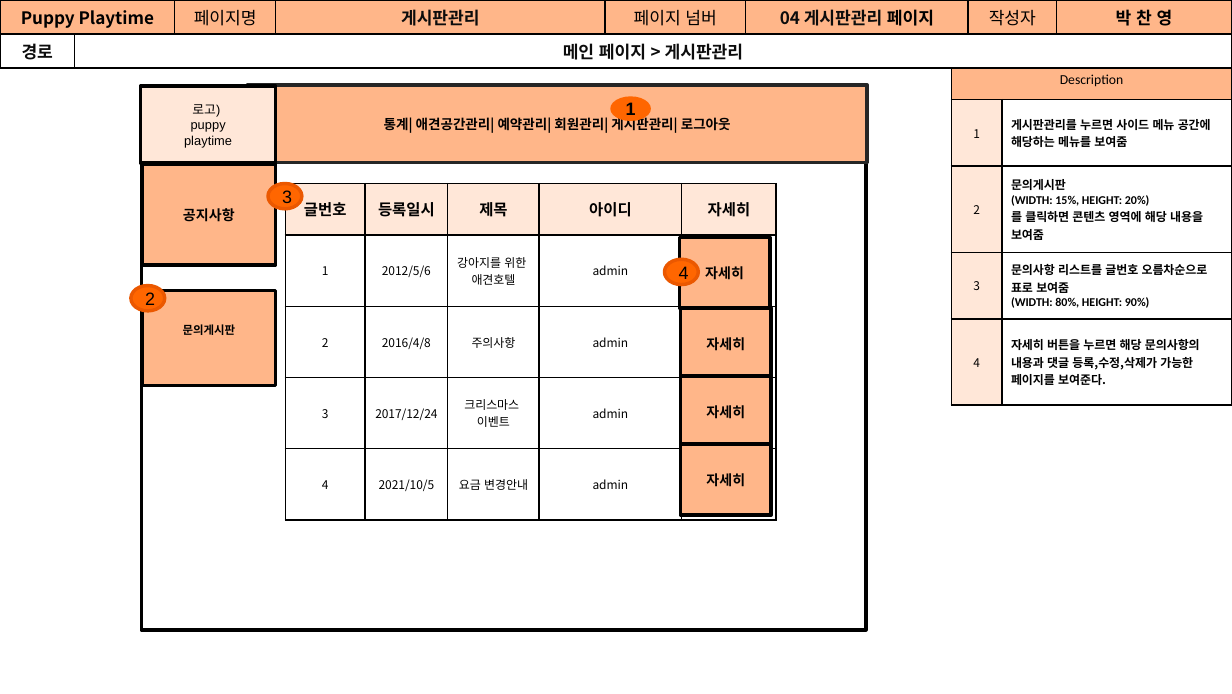
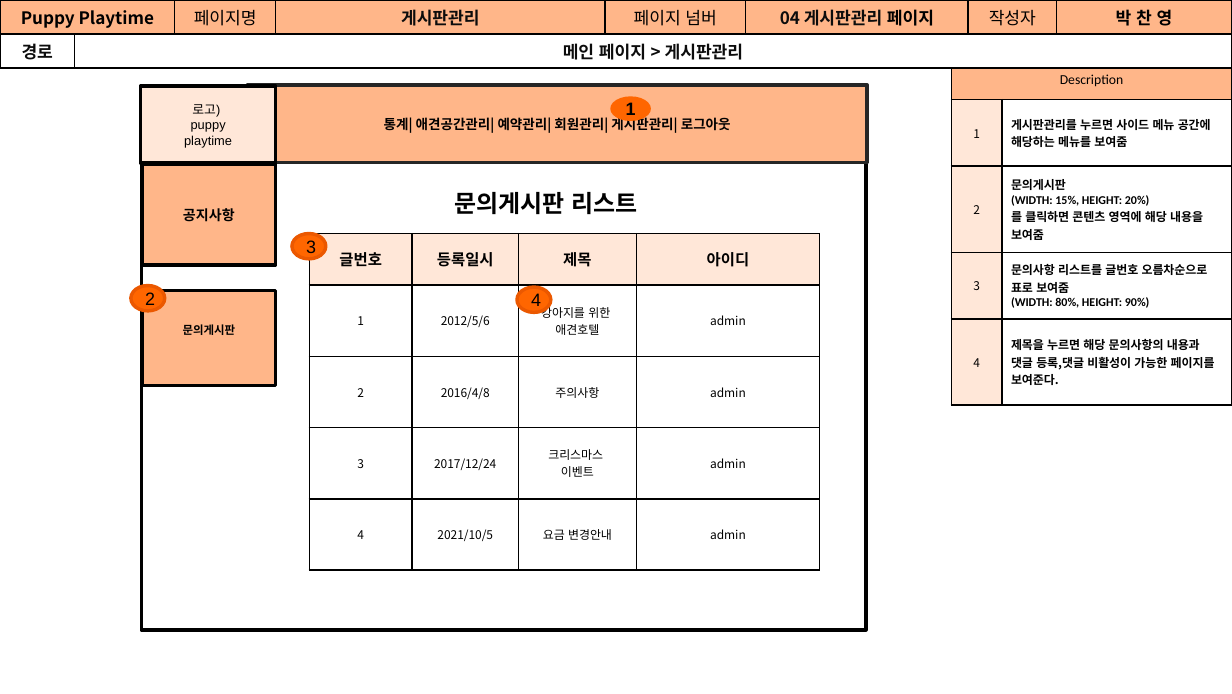
Before and after one commit to Jogging-Kim-Chaebak/PuppyPlaytime, a slide deck: slide 30 of 프로젝트 산출물/9. 스토리보드/Puppy Playtime 관리자 스토리보드.pptx. Drawn at 1232x694 pixels with LibreOffice and Linux fonts; fonts in the diff are those of the drawing. Boxes give left, top, right and bottom in pixels: in the first picture for what was removed or moved away, otherwise in the second. Text is boxed around its words. In the diff, an @@ line names an element or a change of style, - is before the commit and + after.

Commit message:
박찬영 관리자 요구사항, 스토리보드 수정 반영

```diff
--- a/프로젝트 산출물/9. 스토리보드/Puppy Playtime 관리자 스토리보드.pptx
+++ b/프로젝트 산출물/9. 스토리보드/Puppy Playtime 관리자 스토리보드.pptx
@@ table at [951,59,1232,404] @@
-row 5, column 2: 자세히 버튼을 누르면 해당 문의사항의 내용과 댓글 등록,수정,삭제가 가능한 페이지를 보여준다.
+row 5, column 2: 제목을 누르면 해당 문의사항의 내용과 댓글 등록,댓글 비활성이 가능한 페이지를 보여준다.
@@ text added at [455,192,638,214], 14 pt, text #000000, bold @@
+문의게시판 리스트
@@ ellipse "3": place and size @@
-ellipse "3" at [269,184,302,209]
+ellipse "3" at [292,233,325,259]
@@ table at [309,233,819,569] @@
-column 5: 자세히 |  |  |  | 
@@ table: place and size @@
-table at [286,184,777,520]
+table at [309,233,819,569]
@@ ellipse "4": place and size @@
-ellipse "4" at [664,259,697,285]
+ellipse "4" at [517,287,551,313]
@@ group removed at [680,238,771,515]: 4 rectangles @@
-자세히
-자세히
-자세히
-자세히
```
Also in this commit, not shown: 23 other slides changed, 1 slide removed, 3 other files.
